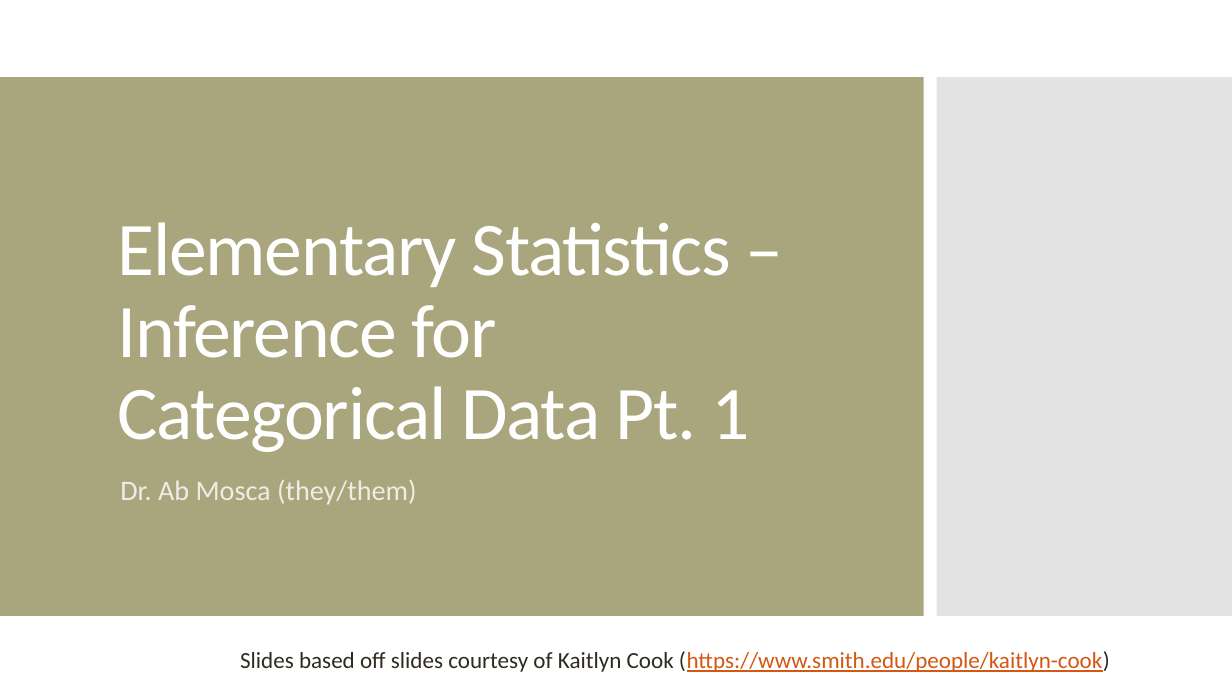
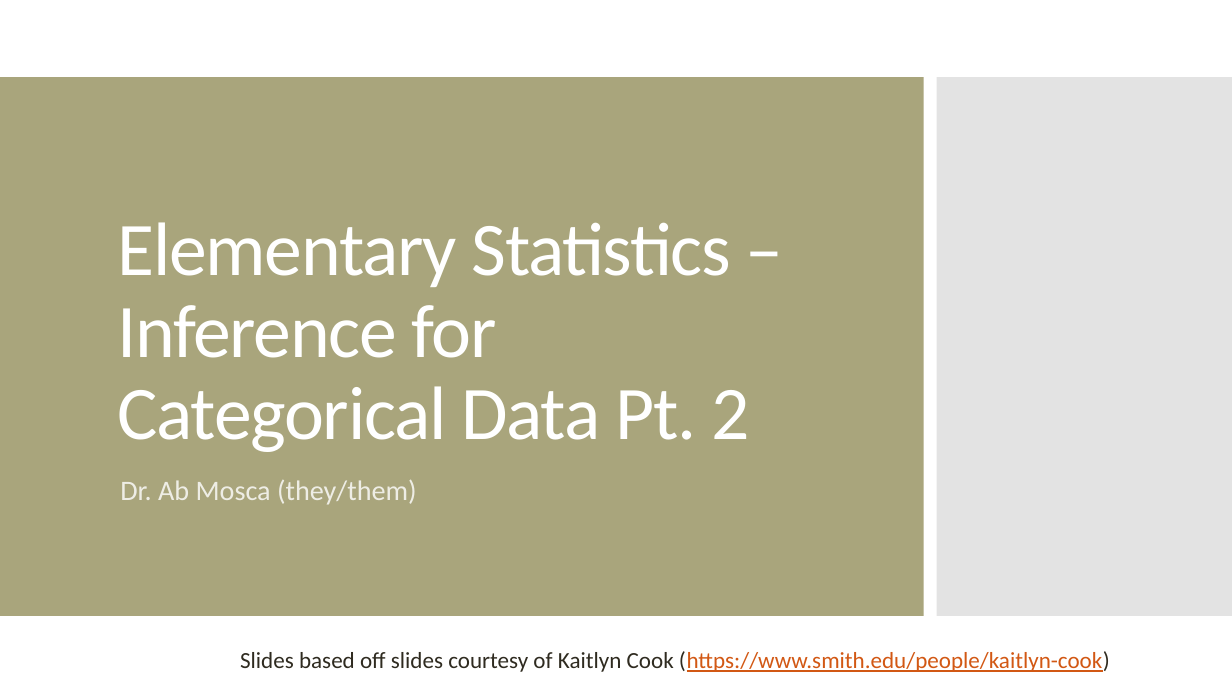
Before and after one commit to amosca01/MATH108-S24, a slide deck: slide 1 of slides/12-categorical-inference-pt2.pptx. Drawn at 1232x693 pixels with LibreOffice and Linux fonts; fonts in the diff are those of the drawing. Boxes give left, top, right and bottom in pixels: in the first picture for what was removed or moved away, otherwise in the second. Text is boxed around its words. In the diff, an @@ line names an element or a change of style, - is before the commit and + after.

```diff
--- a/slides/12-categorical-inference-pt2.pptx
+++ b/slides/12-categorical-inference-pt2.pptx
@@ title at [117,222,749,452]: text changed @@
-Elementary Statistics – Inference for Categorical Data Pt. 1
+Elementary Statistics – Inference for Categorical Data Pt. 2
```
Also in this commit, not shown: 4 other slides changed, 4 slides added, 20 slides removed, 2 other files.
